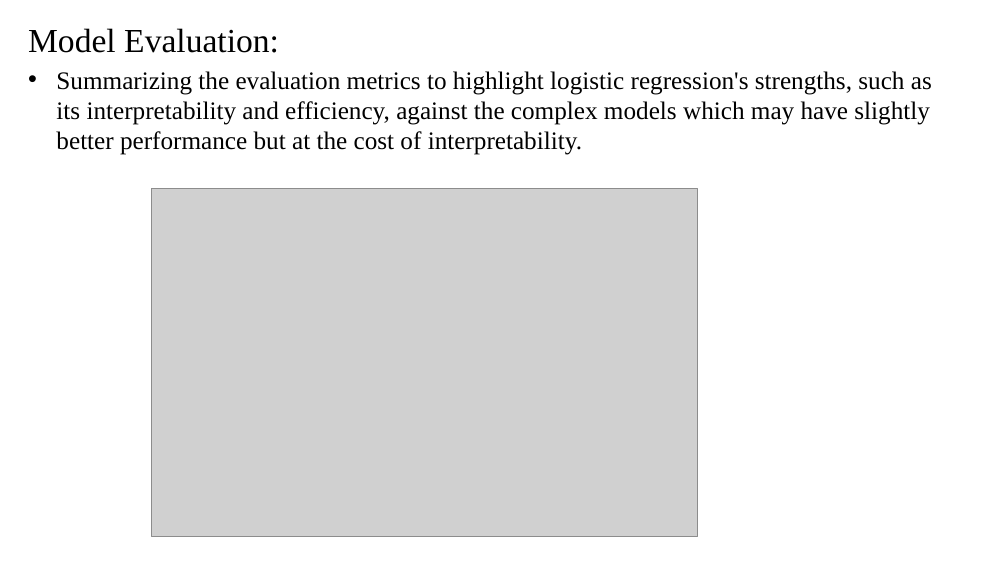
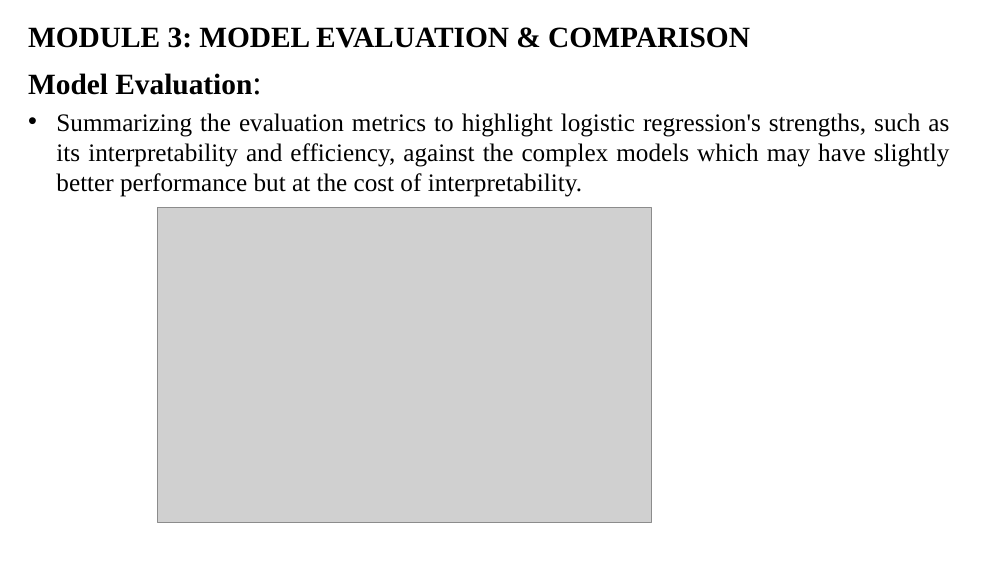
Before and after one commit to jes1326/Jeswanth_Puducherry_Tecnological_University, a slide deck: slide 15 of coappsinternship.pptx. Drawn at 1008x567 pixels with LibreOffice and Linux fonts; fonts in the diff are those of the drawing; grey boxes stand for pictures; background and template pictures are left out. Boxes give left, top, right and bottom in pixels: in the first picture for what was removed or moved away, otherwise in the second. Text is boxed around its words. In the diff, an @@ line names an element or a change of style, - is before the commit and + after.

```diff
--- a/coappsinternship.pptx
+++ b/coappsinternship.pptx
@@ text at [28,27,750,48]: paragraph added @@
+MODULE 3: MODEL EVALUATION & COMPARISON
@@ text at [28,73,950,197]: size 32 to 28 pt, bold on in "Model Evaluation:"; alignment left to justified @@
@@ picture: place and size @@
-picture at [151,188,698,536]
+picture at [157,208,651,523]
```
Also in this commit, not shown: 17 other slides changed.
